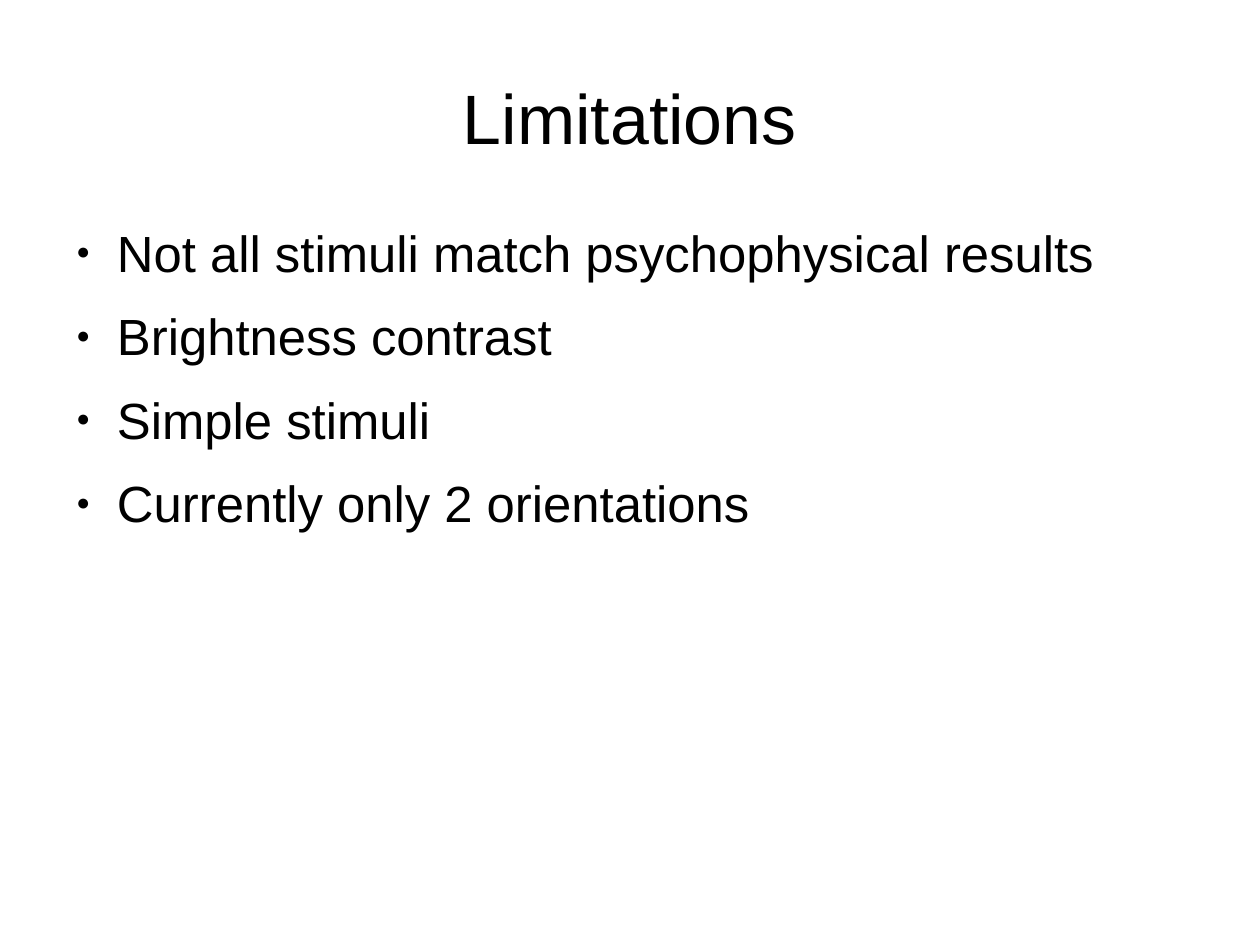
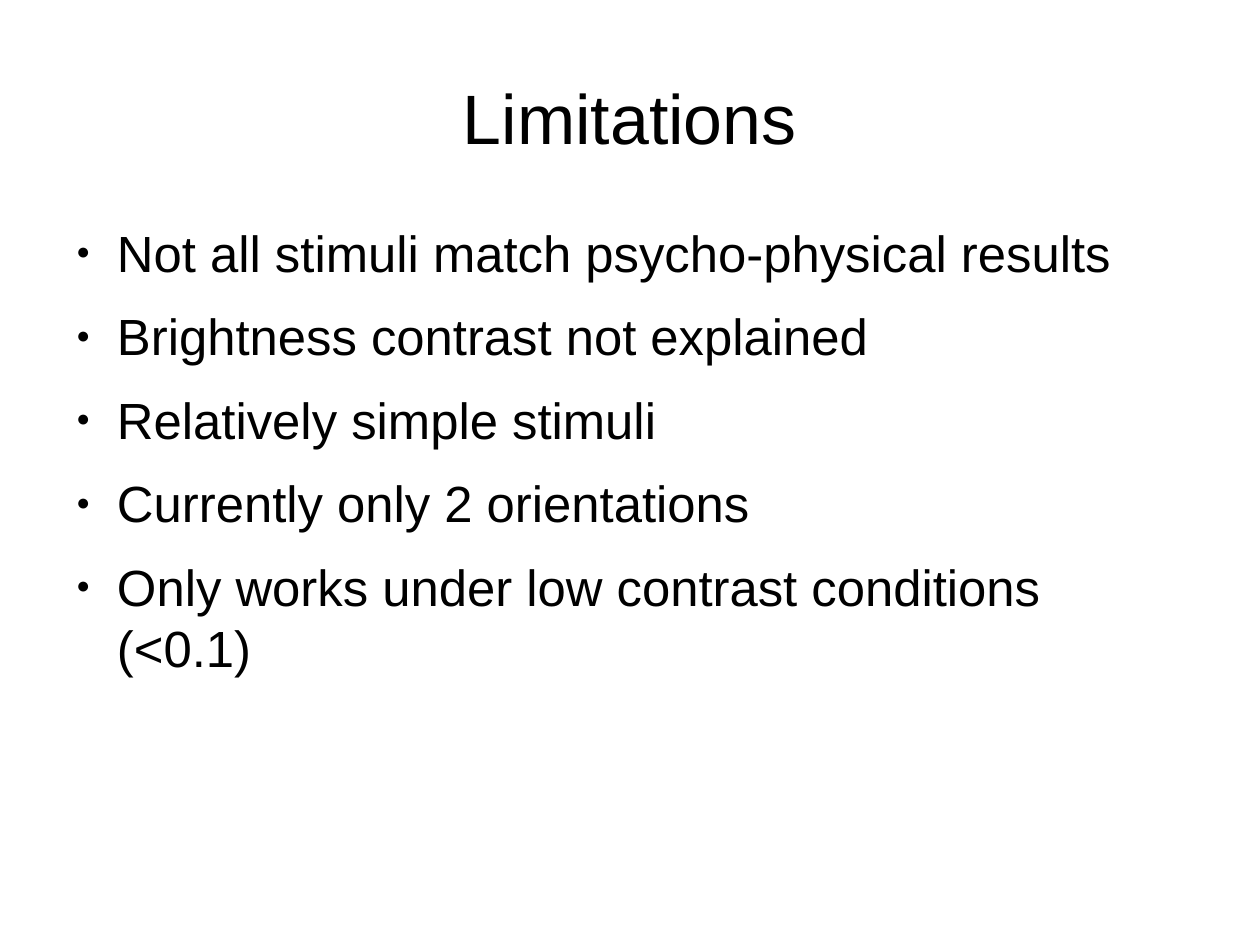
Before and after one commit to TUBvision/contAdapt_francis, a slide deck: slide 20 of Presentation_of_Model.odp (slide 21 before the commit). Drawn at 1260x946 pixels with LibreOffice and Linux fonts; fonts in the diff are those of the drawing. Boxes give left, top, right and bottom in pixels: in the first picture for what was removed or moved away, otherwise in the second. Text is boxed around its words. In the diff, an @@ line names an element or a change of style, - is before the commit and + after.

```diff
--- a/Presentation_of_Model.odp
+++ b/Presentation_of_Model.odp
@@ text at bbox=[117, 235, 1111, 449]: text changed @@
-● Not all stimuli match psychophysical results
-● Brightness contrast
-● Simple stimuli
+● Not all stimuli match psycho-physical results
+● Brightness contrast not explained
+● Relatively simple stimuli
@@ text at bbox=[117, 569, 1040, 677]: paragraph added @@
+● Only works under low contrast conditions (<0.1)
```
Also in this commit, not shown: 1 other slide changed, 2 slides added, 3 slides removed, 2 other files.
